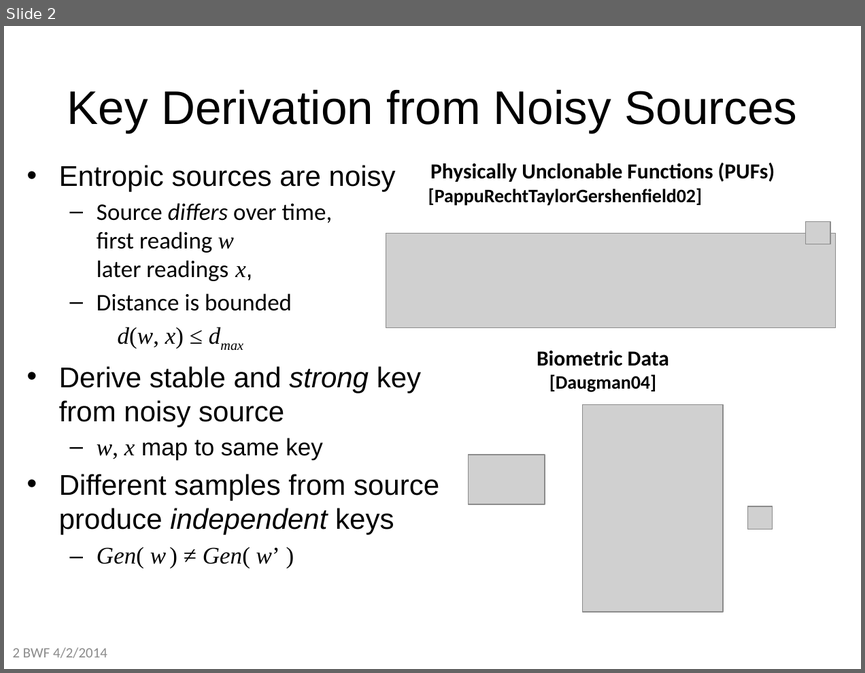
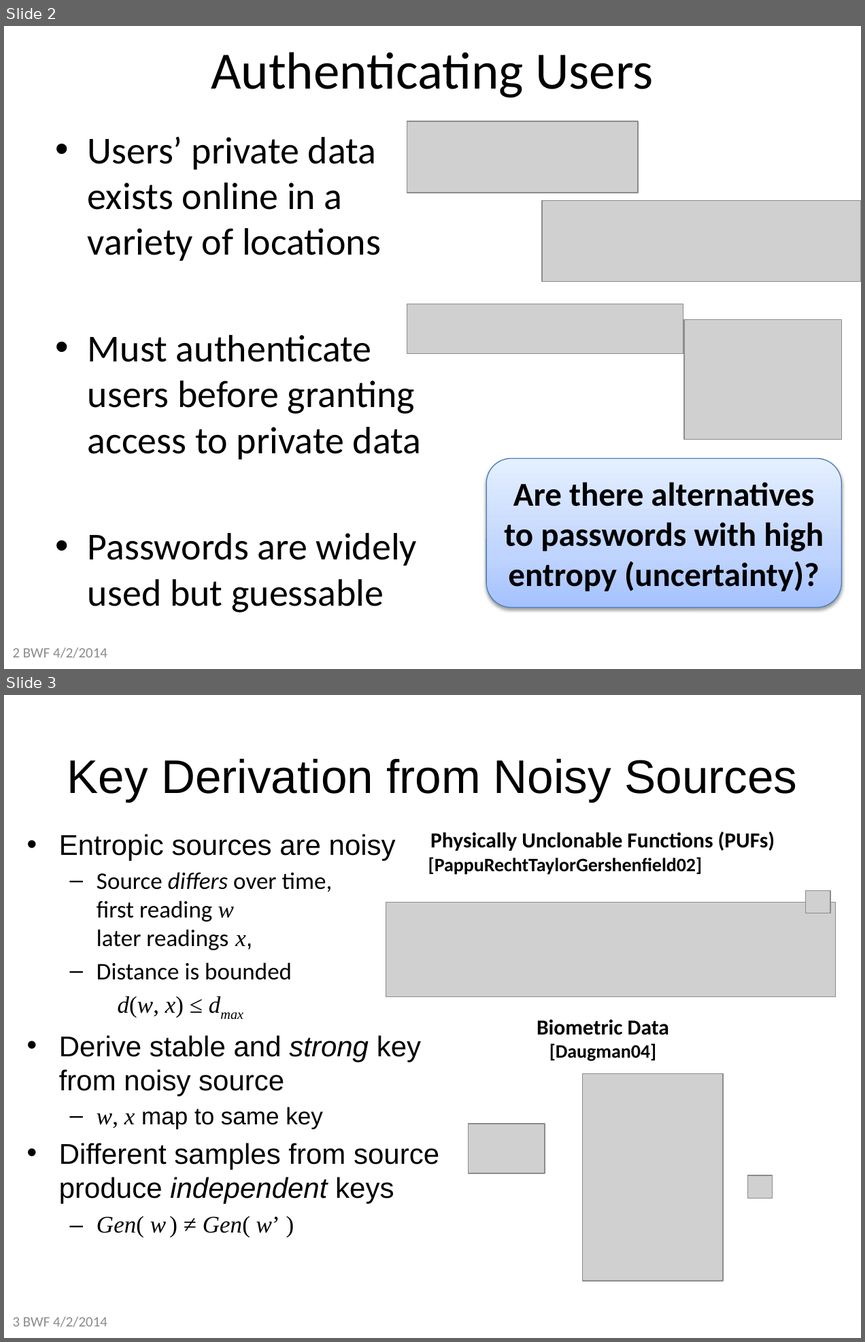
Before and after one commit to xianruimeng/comp-fuzzy-ext, a slide deck: constantRate/KeyDerivationWithNegativeUsable.pptx. Shown one above the other, each under a label of ours: slide 2 before the commit, slides 2 and 3 after it. The pictures are 865x673 and 865x1342 pixels, drawn with LibreOffice and Linux fonts; fonts in the diff are those of the drawing; grey boxes stand for pictures. Boxes give left, top, right and bottom in pixels: in the first picture for what was removed or moved away, otherwise in the second. Text is boxed around its words. In the diff, an @@ line names an element or a change of style, - is before the commit and + after.

```diff
--- a/constantRate/KeyDerivationWithNegativeUsable.pptx
+++ b/constantRate/KeyDerivationWithNegativeUsable.pptx
@@ slide 2 added at bbox=[4, 26, 861, 669], background #FFFFFF @@
@@ title added at bbox=[211, 52, 653, 98], 44 pt, text #000000 @@
+Authenticating Users
@@ picture added at bbox=[407, 121, 637, 192] @@
@@ text added at bbox=[88, 136, 422, 612], 32 pt, text #000000 @@
+• Users’ private data exists online in a variety of locations
+• Must authenticate users before granting access to private data
+• Passwords are widely used but guessable
@@ picture added at bbox=[542, 201, 861, 281] @@
@@ picture added at bbox=[407, 303, 683, 353] @@
@@ picture added at bbox=[684, 319, 842, 439] @@
@@ rounded rectangle added at bbox=[486, 458, 841, 607], fill gradient #A4C4FF to #BFD4FF to #E6EEFF, outline #4B7EBC 0.75 pt, 28 pt, text #000000, bold @@
+Are there alternatives to passwords with high entropy (uncertainty)?
@@ text added at bbox=[13, 647, 107, 658], 12 pt, text #8C8C8C @@
+2 BWF 4/2/2014
@@ what was slide 2 is now slide 3 @@
@@ text at bbox=[13, 1316, 107, 1327]: text changed @@
-2 BWF 4/2/2014
+3 BWF 4/2/2014
```
Also in this commit, not shown: 1 slide changed, 2 other files.
